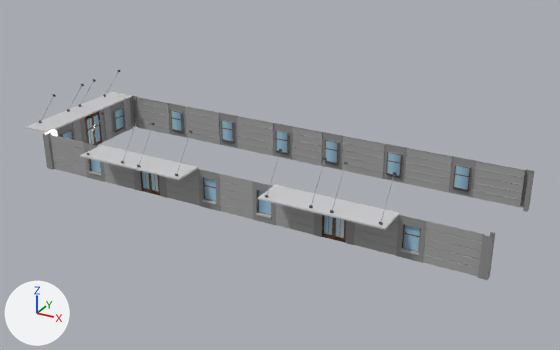
Before and after pictures for a commit that changed the FBX model Assets/fbxStorage/Buildings/Small4/BuildingSmall4_1.fbx.
Both versions are drawn from a camera (50 mm lens) standing at (44.8, -79.8, 41.8) and looking at (1.5, -1.2, 2.5). Lighting does not change. The marker at lower left points along +X, +Y and +Z. Vertices at the same position are counted once.

The older version as bpy lines, for what is in view:
```python
me_plane_042 = bpy.data.meshes.new('Plane.042')
me_plane_042.from_pydata(...)  # 1325 vertices, 757 faces; spans x -33.9..30.3, y -13.2..9.5, z 0.0..9.8
me_plane_042.materials.append(mat_a_location)  # picture img_a_location_tex_jpg
ob_buildingsmall4_1 = bpy.data.objects.new('BuildingSmall4_1', me_plane_042)
ob_buildingsmall4_1.location = (0.0, 0.0, 0.0)
```
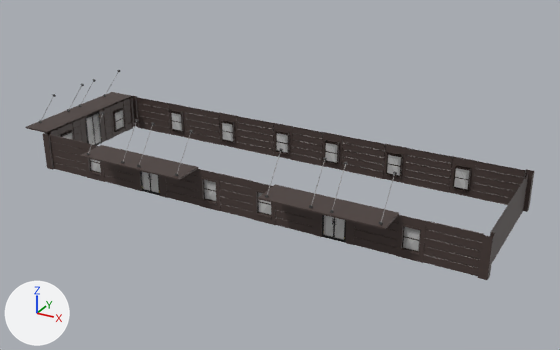
Edits to the scene script, one JSON object a line:
```json
{"op": "add", "block": "img_door2_tex_png", "code": ["img_door2_tex_png = load_image('Door2_Tex.png', '../../../Textures/Door2_Tex.png', 1040, 1211, 'sRGB')"]}
{"op": "add", "block": "img_windows2_tex_png", "code": ["img_windows2_tex_png = load_image('Windows2_Tex.png', '../../../Textures/Windows2_Tex.png', 2048, 3665, 'sRGB')"]}
{"op": "add", "block": "mat_concrete2_mat", "code": ["mat_concrete2_mat = principled_material('Concrete2_Mat')", "mat_concrete2_mat.base_color = (0.0637, 0.0429, 0.0379)  # brown #473a37"]}
{"op": "add", "block": "mat_door1_mat", "code": ["mat_door1_mat = principled_material('Door1_Mat')", "mat_door1_mat.texture = img_door2_tex_png"]}
{"op": "add", "block": "mat_windows2_mat", "code": ["mat_windows2_mat = principled_material('Windows2_Mat')", "mat_windows2_mat.texture = img_windows2_tex_png"]}
{"block": "me_plane_042", "where": "# used by ob_buildingsmall4_1; location = (0.0, 0.0, 0.0)"}
{"op": "remove", "block": "me_plane_042", "code": "me_plane_042.from_pydata(...)  # 1325 vertices, 757 faces; spans x -33.9..30.3, y -13.2..9.5, z 0.0..9.8"}
{"op": "add", "block": "me_plane_042", "code": "me_plane_042.from_pydata(...)  # 1426 vertices, 791 faces; spans x -33.9..30.3, y -13.2..9.5, z 0.0..9.8"}
{"block": "me_plane_042", "change": "me_plane_042 part 1: 8 vertices moved from x -19.5..19.6, y -9.5, z 9.6 to x -19.5..19.6, y -9.4, z 9.6; 42 vertices removed from x -23.3..29.3, y -9.5..-9.2, z 0.0..9.6; 103 vertices added at x -30.2..29.3, y -9.4..9.4, z 0.0..9.6"}
{"block": "me_plane_042", "change": "me_plane_042 part 2: 2 vertices moved within x -5.3, y 9.3, z 3.0; 27 vertices removed from x -2.3..23.3, y 9.2, z 0.0..4.0; 67 vertices added at x -13.8..23.3, y 9.0..9.4, z 0.0..4.0"}
{"block": "me_plane_042", "change": "me_plane_042 part 3: 243 faces spanning x -33.9..30.3, y -13.2..9.5, z 0.0..5.2 switch from mat_a_location (picture img_a_location_tex_jpg) to mat_concrete2_mat (brown #473a37)"}
{"op": "add", "block": "me_plane_042", "code": "me_plane_042.materials.append(mat_windows2_mat)  # picture img_windows2_tex_png"}
{"op": "add", "block": "me_plane_042", "code": "me_plane_042.materials.append(mat_door1_mat)  # picture img_door2_tex_png"}
```

Changed parts and their boxes [x1, y1, x2, y2] in the pictures (560 x 350 px):
```json
{"part": 1, "of": "me_plane_042", "change": "built on", "before": [51, 115, 475, 276], "after": [50, 108, 479, 276]}
{"part": 2, "of": "me_plane_042", "change": "built on", "before": [237, 123, 524, 208], "after": [221, 120, 524, 198]}
{"part": 3, "of": "me_plane_042", "change": "recoloured", "before": [26, 92, 534, 280], "after": [26, 92, 534, 280]}
```
